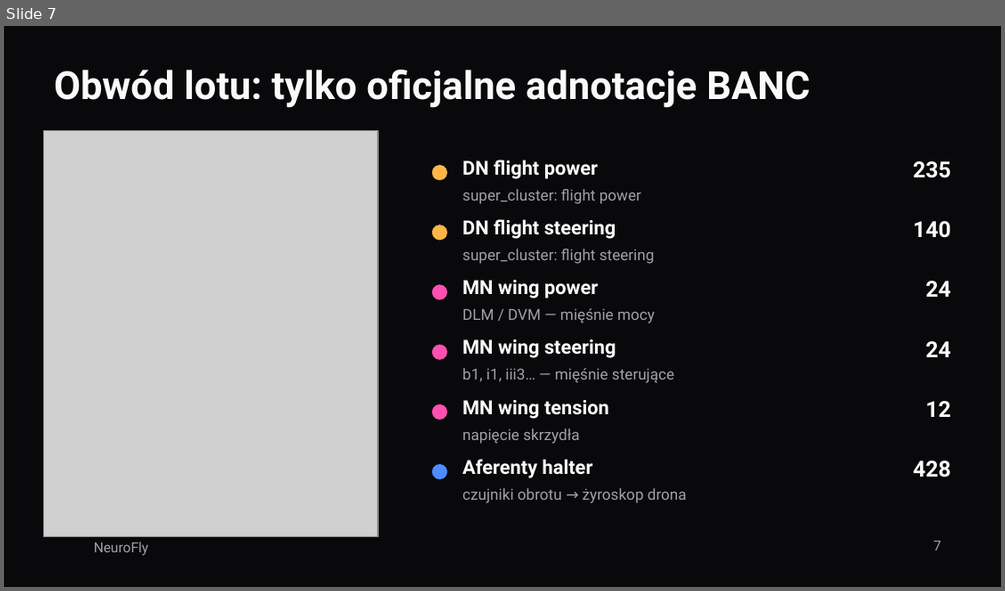
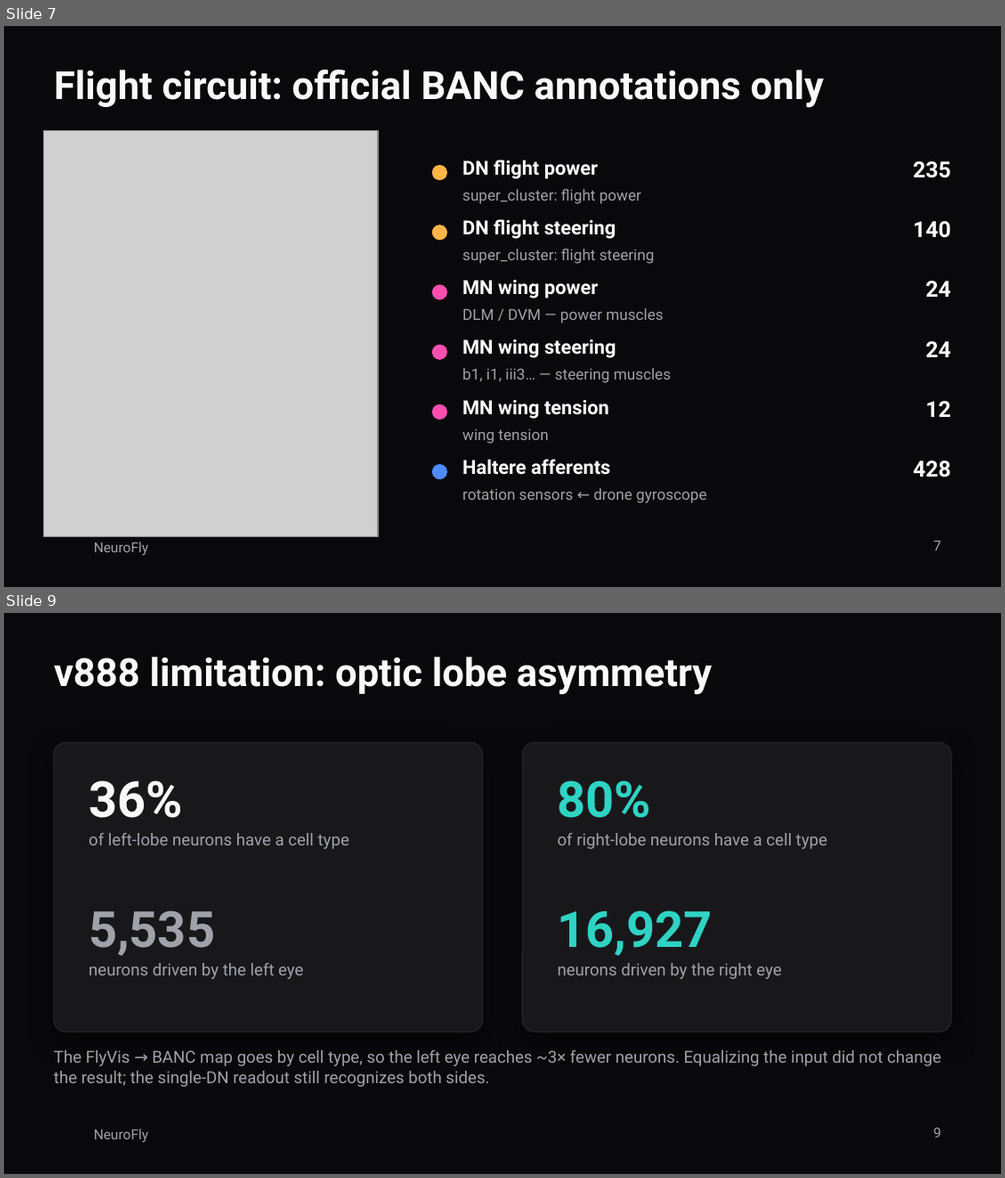
Before and after one commit to FalconDevX/neurofly, a slide deck: docs/prezentacja/NeuroFly.pptx. Shown one above the other, each under a label of ours: slide 7 before the commit, slides 7 and 9 after it; the slides between them are not shown. The pictures are 1005x591 and 1005x1178 pixels, drawn with LibreOffice and Linux fonts; fonts in the diff are those of the drawing; grey boxes stand for pictures; background and template pictures are left out. Boxes give left, top, right and bottom in pixels: in the first picture for what was removed or moved away, otherwise in the second. Text is boxed around its words. In the diff, an @@ line names an element or a change of style, - is before the commit and + after.

```diff
--- a/docs/prezentacja/NeuroFly.pptx
+++ b/docs/prezentacja/NeuroFly.pptx
@@ slide 9 added at bbox=[4, 613, 1001, 1174], background #09090B; not listed: 1 template element that a slide beside it also shows @@
@@ title added at bbox=[54, 657, 712, 695], 28 pt, text #FAFAFA, bold @@
+v888 limitation: optic lobe asymmetry
@@ rounded rectangle added at bbox=[54, 743, 483, 1031], fill #18181B, outline #27272A 0.75 pt @@
@@ rounded rectangle added at bbox=[522, 743, 951, 1031], fill #18181B, outline #27272A 0.75 pt @@
@@ text added at bbox=[89, 780, 183, 818], 36 pt, text #FAFAFA, bold @@
+36%
@@ text added at bbox=[558, 780, 652, 818], 36 pt, text #2FD3C4, bold @@
+80%
@@ text added at bbox=[89, 833, 349, 849], 12 pt, text #A1A1AA @@
+of left-lobe neurons have a cell type
@@ text added at bbox=[558, 833, 827, 849], 12 pt, text #A1A1AA @@
+of right-lobe neurons have a cell type
@@ text added at bbox=[89, 910, 215, 956], 36 pt, text #A1A1AA, bold @@
+5,535
@@ text added at bbox=[558, 910, 712, 956], 36 pt, text #2FD3C4, bold @@
+16,927
@@ text added at bbox=[89, 963, 303, 979], 12 pt, text #A1A1AA @@
+neurons driven by the left eye
@@ text added at bbox=[558, 963, 781, 979], 12 pt, text #A1A1AA @@
+neurons driven by the right eye
@@ text added at bbox=[54, 1050, 941, 1086], 12 pt, text #A1A1AA @@
+The FlyVis → BANC map goes by cell type, so the left eye reaches ~3× fewer neurons. Equalizing the input did not change the result; the single-DN readout still recognizes both sides.
@@ page number added at bbox=[933, 1127, 941, 1137], 10 pt, text #A1A1AA @@
+9
@@ slide 7 changed as well @@
@@ title at bbox=[54, 70, 824, 108]: text changed @@
-Obwód lotu: tylko oficjalne adnotacje BANC
+Flight circuit: official BANC annotations only
@@ text at bbox=[462, 308, 663, 323]: text changed @@
-DLM / DVM — mięśnie mocy
+DLM / DVM — power muscles
@@ text at bbox=[462, 368, 671, 383]: text changed @@
-b1, i1, iii3… — mięśnie sterujące
+b1, i1, iii3… — steering muscles
@@ text at bbox=[462, 428, 548, 443]: text changed @@
-napięcie skrzydła
+wing tension
@@ text at bbox=[462, 459, 610, 475]: text changed @@
-Aferenty halter
+Haltere afferents
@@ text at bbox=[462, 488, 706, 503]: text changed @@
-czujniki obrotu → żyroskop drona
+rotation sensors ← drone gyroscope
```
Also in this commit, not shown: 11 other slides changed, 2 other slides added, 3 slides removed, 4 other files.
